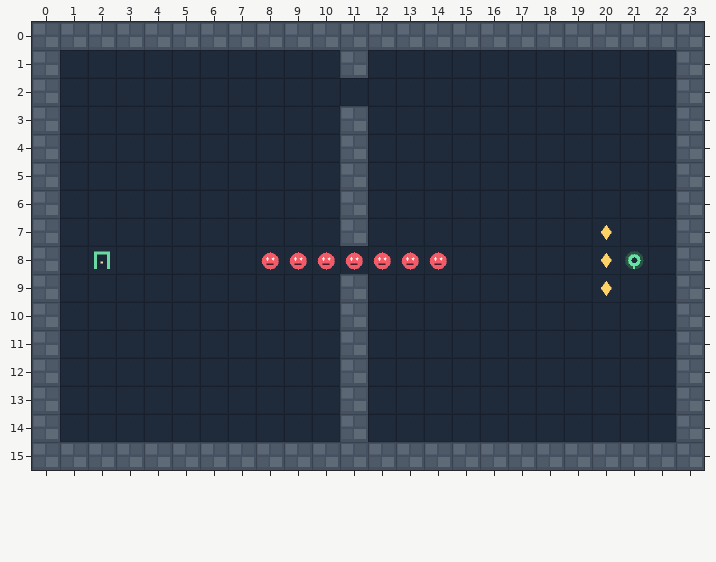
A Tiled map (JSON) gets an edit: levels/01_beacon_basics.tmj. The picture above was drawn from the file before the commit.
Cells are 40x40 px. Shown: x 0..23, y 0..15.
New version:
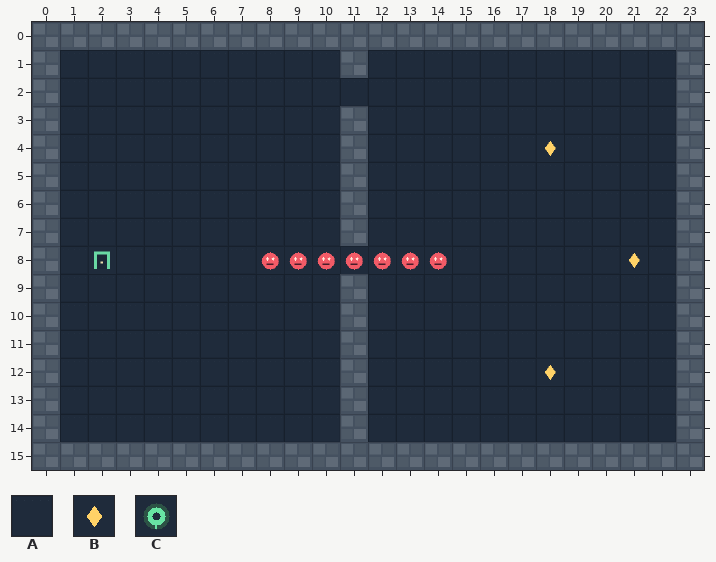
Key: from "TriBeacon": A 0 "floor", B 3 "cargo", C 5 "goal".
_ is an empty cell.
Objects are placed by their top-left corner, in cells (3,4 is the top-left corner of cell 3,4); size is 1x1 cell unless given.
Changes in this commit:
Layer "Terrain":
y 4: x 18 A -> B
y 7: x 20 B -> A
y 8: x 20..21 BA -> AB
y 9: x 20 B -> A
y 12: x 18 A -> B
Layer "Actors":
removed: C "goal" at 21,8
Where, in picture pixels (left, top, right, bottom), the same in both pictures:
changed: (545, 141, 556, 156)
changed: (601, 225, 644, 296)
changed: (545, 365, 556, 380)
